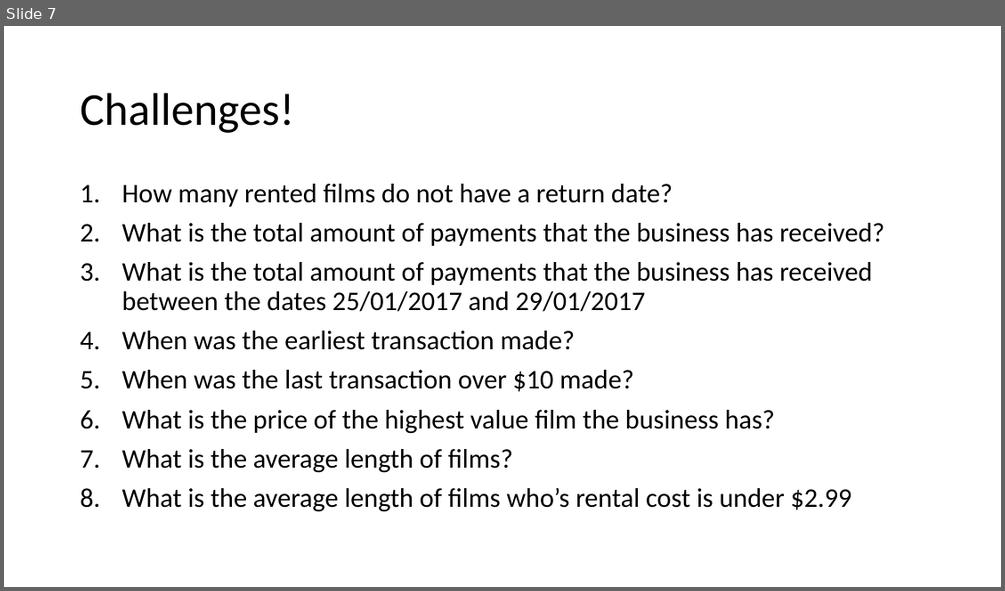
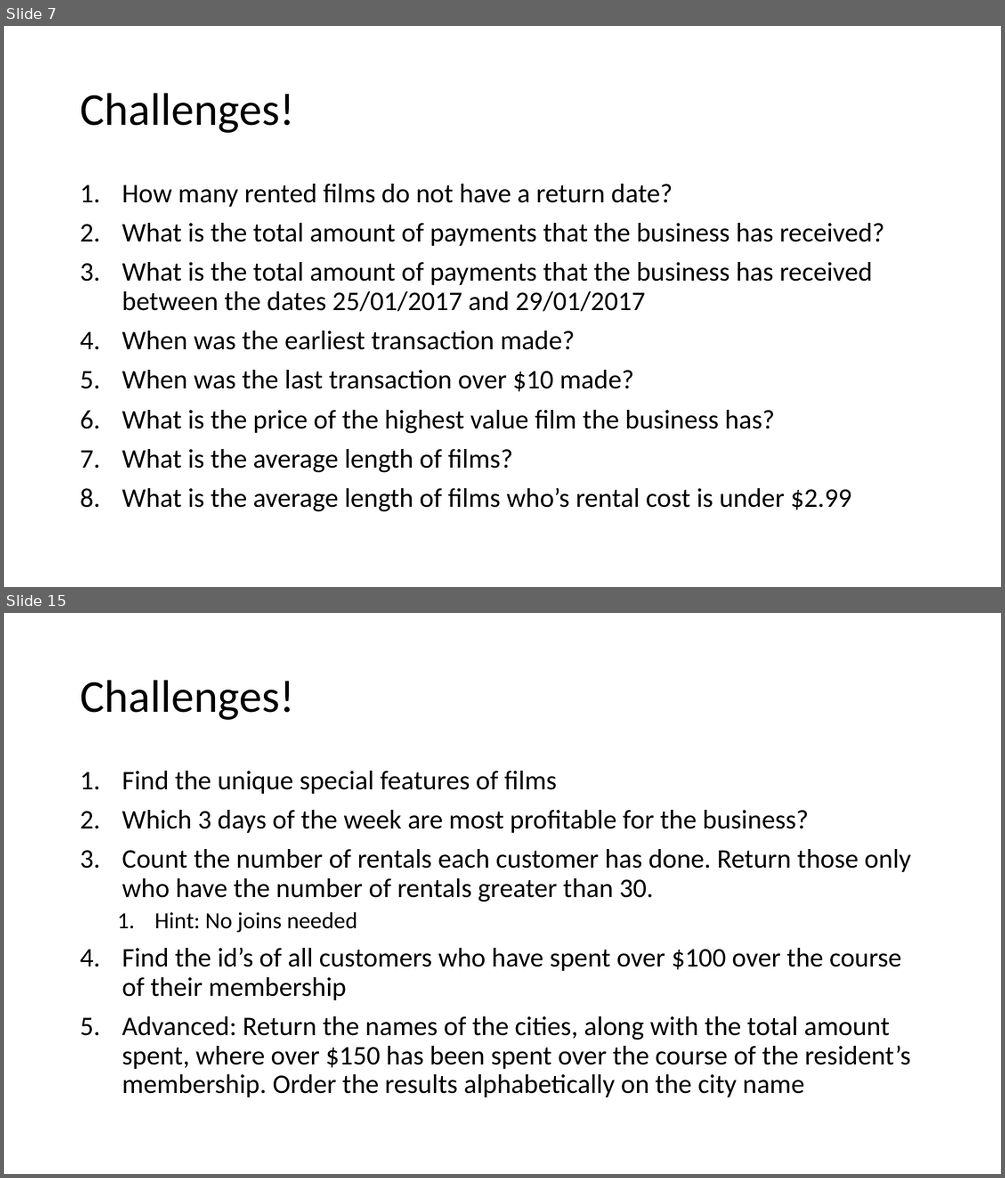
Before and after one commit to TataAndBigData/Practical-ML-DS, a slide deck: Chapter 2. Python for Data Scientists/Module 2. SQL/2. SQL Aggregations.pptx. Shown one above the other, each under a label of ours: slide 7 before the commit, slides 7 and 15 after it; the slides between them are not shown. The pictures are 1005x591 and 1005x1178 pixels, drawn with LibreOffice and Linux fonts; fonts in the diff are those of the drawing. Boxes give left, top, right and bottom in pixels: in the first picture for what was removed or moved away, otherwise in the second. Text is boxed around its words. In the diff, an @@ line names an element or a change of style, - is before the commit and + after.

```diff
--- a/Chapter 2. Python for Data Scientists/Module 2. SQL/2. SQL Aggregations.pptx
+++ b/Chapter 2. Python for Data Scientists/Module 2. SQL/2. SQL Aggregations.pptx
@@ slide 15 added at [4,613,1001,1174], background #FFFFFF @@
@@ title added at [80,680,294,720], 44 pt, text #000000 @@
+Challenges!
@@ text added at [122,771,911,1097], 25.9 pt, text #000000 @@
+1. Find the unique special features of films
+2. Which 3 days of the week are most profitable for the business?
+3. Count the number of rentals each customer has done. Return those only who have the number of rentals greater than 30.
+  1. Hint: No joins needed
+4. Find the id’s of all customers who have spent over $100 over the course of their membership
+5. Advanced: Return the names of the cities, along with the total amount spent, where over $150 has been spent over the course of the resident’s membership. Order the results alphabetically on the city name
```
Also in this commit, not shown: 1 slide changed, 9 other slides added, 1 slide removed.
